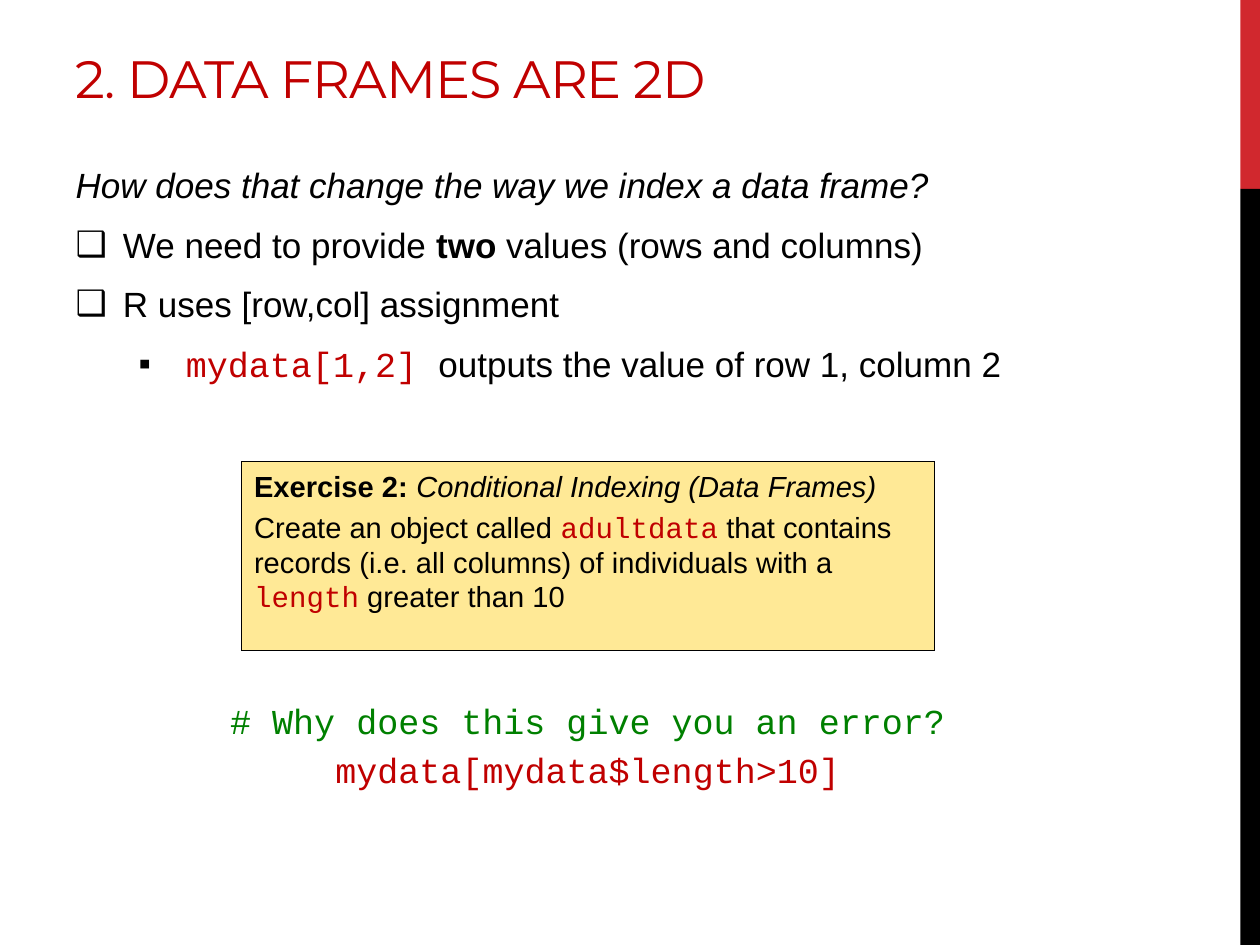
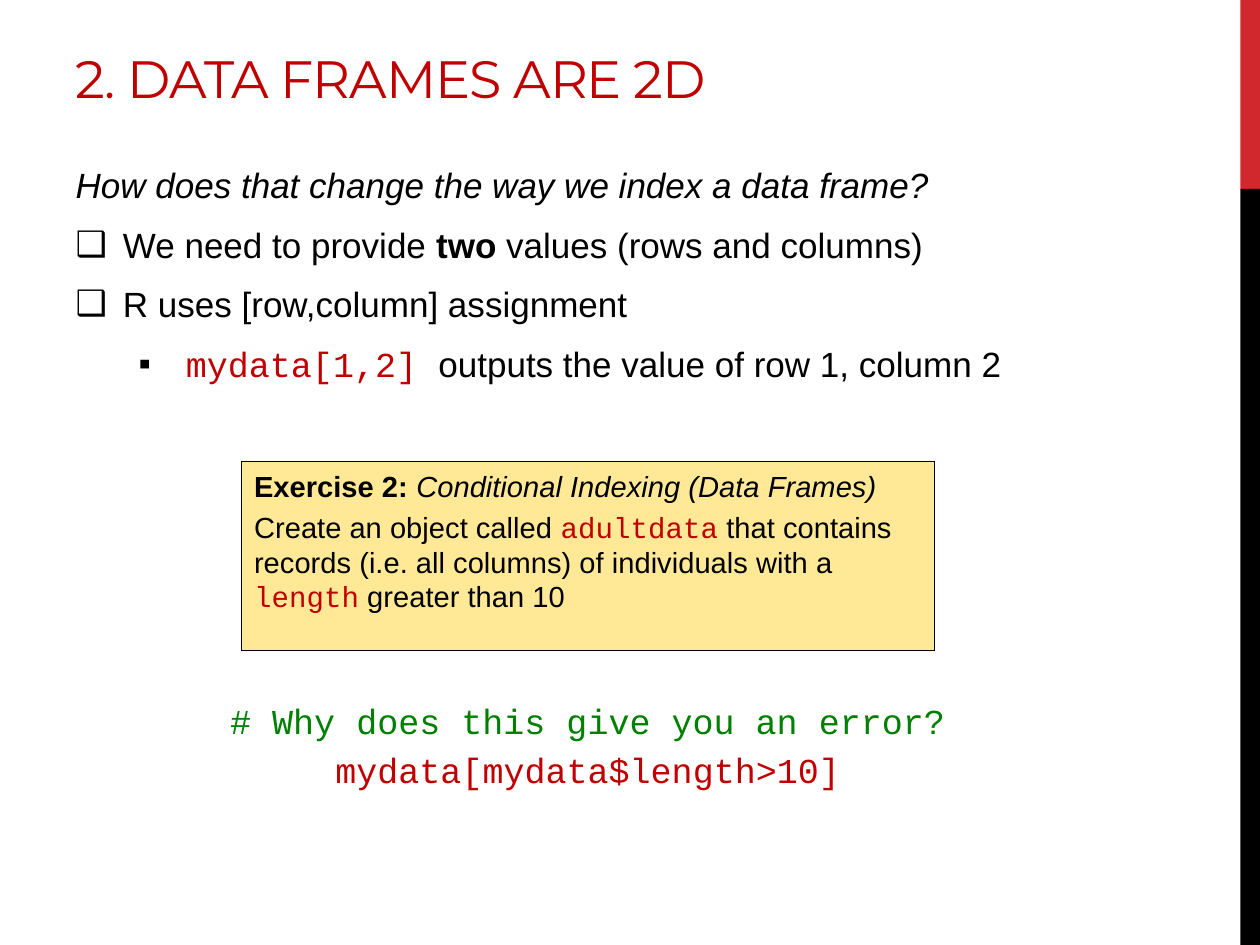
Before and after one commit to DanielleQuinn/RBarMUN, a slide deck: slide 22 of IntroWorkshop/RBar_IntroII.pptx. Drawn at 1260x945 pixels with LibreOffice and Linux fonts; fonts in the diff are those of the drawing. Boxes give left, top, right and bottom in pixels: in the first picture for what was removed or moved away, otherwise in the second. Text is boxed around its words. In the diff, an @@ line names an element or a change of style, - is before the commit and + after.

```diff
--- a/IntroWorkshop/RBar_IntroII.pptx
+++ b/IntroWorkshop/RBar_IntroII.pptx
@@ text at [123, 291, 627, 324]: text changed @@
-❑ R uses [row,col] assignment
+❑ R uses [row,column] assignment
```
Also in this commit, not shown: 9 other slides changed, 3 slides added, 3 slides removed.
